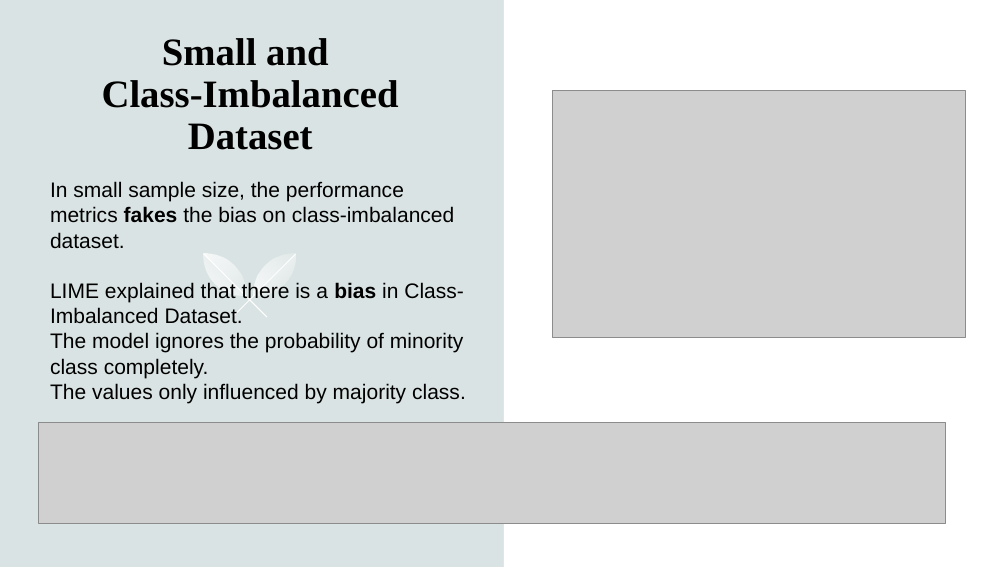
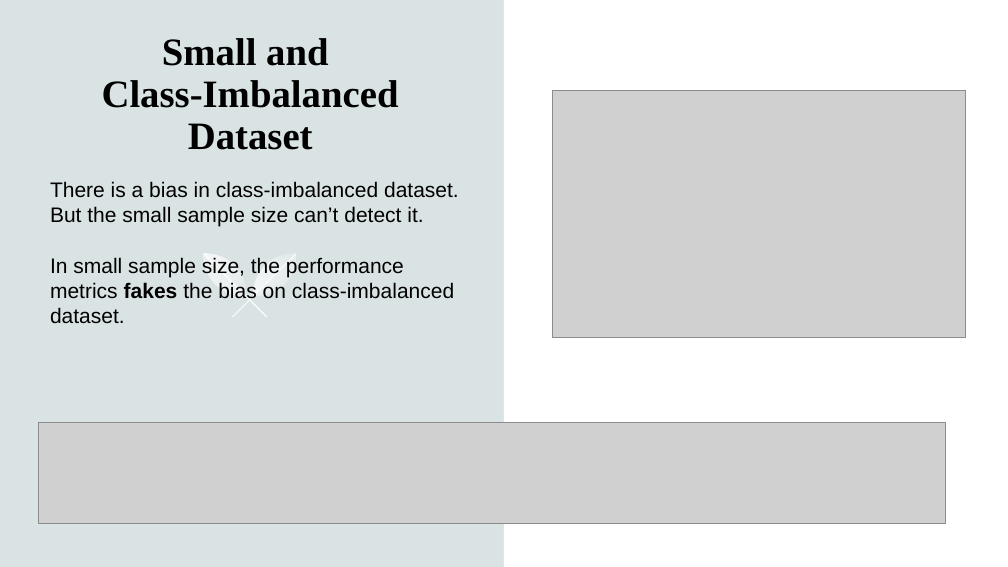
Before and after one commit to hennypurwadi/Imbalanced-or-Balanced-Dataset-Composition, a slide deck: slide 19 of 202370140_XAI_Presentation_1.pptx. Drawn at 1008x567 pixels with LibreOffice and Linux fonts; fonts in the diff are those of the drawing; grey boxes stand for pictures. Boxes give left, top, right and bottom in pixels: in the first picture for what was removed or moved away, otherwise in the second. Text is boxed around its words. In the diff, an @@ line names an element or a change of style, - is before the commit and + after.

```diff
--- a/202370140_XAI_Presentation_1.pptx
+++ b/202370140_XAI_Presentation_1.pptx
@@ text at [50,181,459,227]: paragraph added @@
+There is a bias in class-imbalanced dataset. But the small sample size can’t detect it.
@@ text at [50,282,466,403]: paragraphs removed @@
-LIME explained that there is a bias in Class-Imbalanced Dataset.
-The model ignores the probability of minority class completely.
-The values only influenced by majority class.
```
Also in this commit, not shown: 7 other slides changed, 1 other file.
